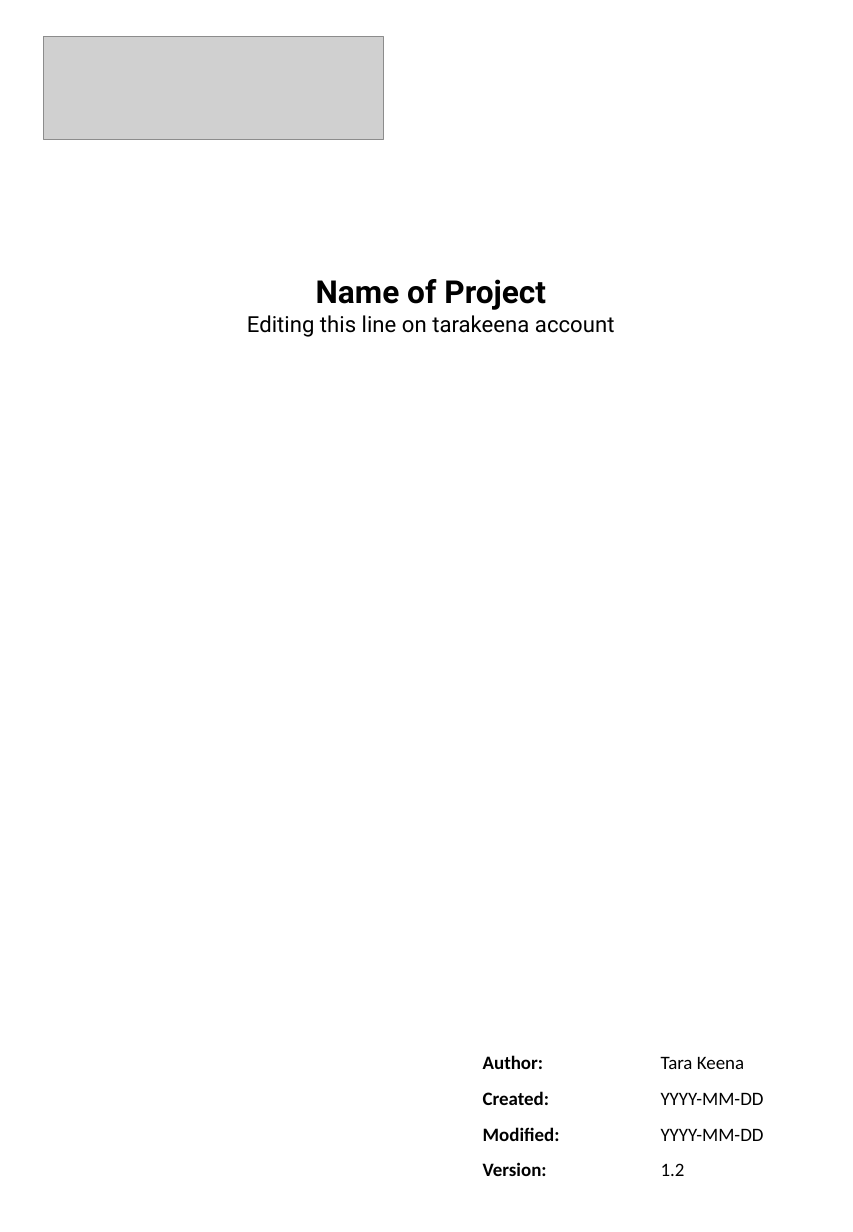
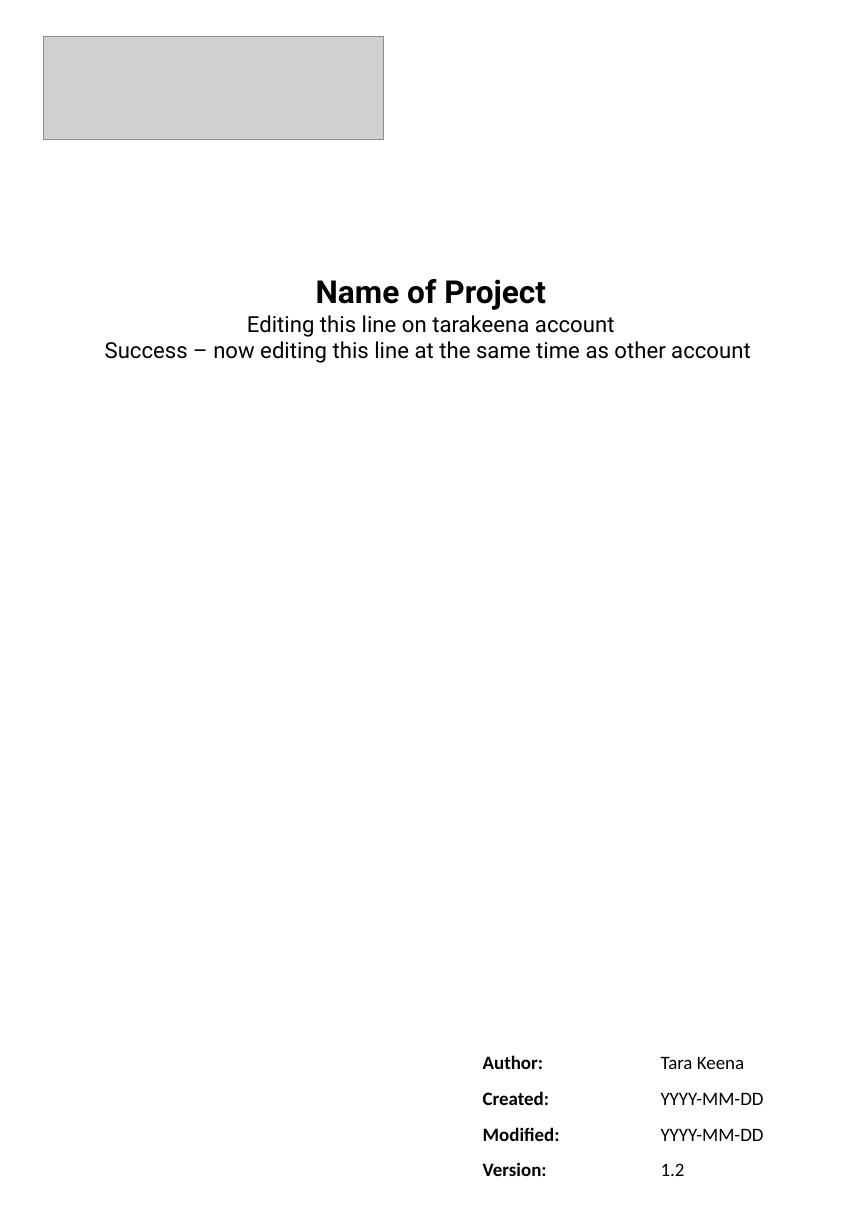
Before and after one commit to testdec14/Dec5GitHubRepo, a slide deck: slide 1 of PowerPointTest.pptx. Drawn at 853x1232 pixels with LibreOffice and Linux fonts; fonts in the diff are those of the drawing; grey boxes stand for pictures. Boxes give left, top, right and bottom in pixels: in the first picture for what was removed or moved away, otherwise in the second. Text is boxed around its words. In the diff, an @@ line names an element or a change of style, - is before the commit and + after.

Commit message:
editing ppt same time as other account to test

```diff
--- a/PowerPointTest.pptx
+++ b/PowerPointTest.pptx
@@ text at (x1=105, y1=341, x2=751, y2=363): paragraph added @@
+Success – now editing this line at the same time as other account
```
